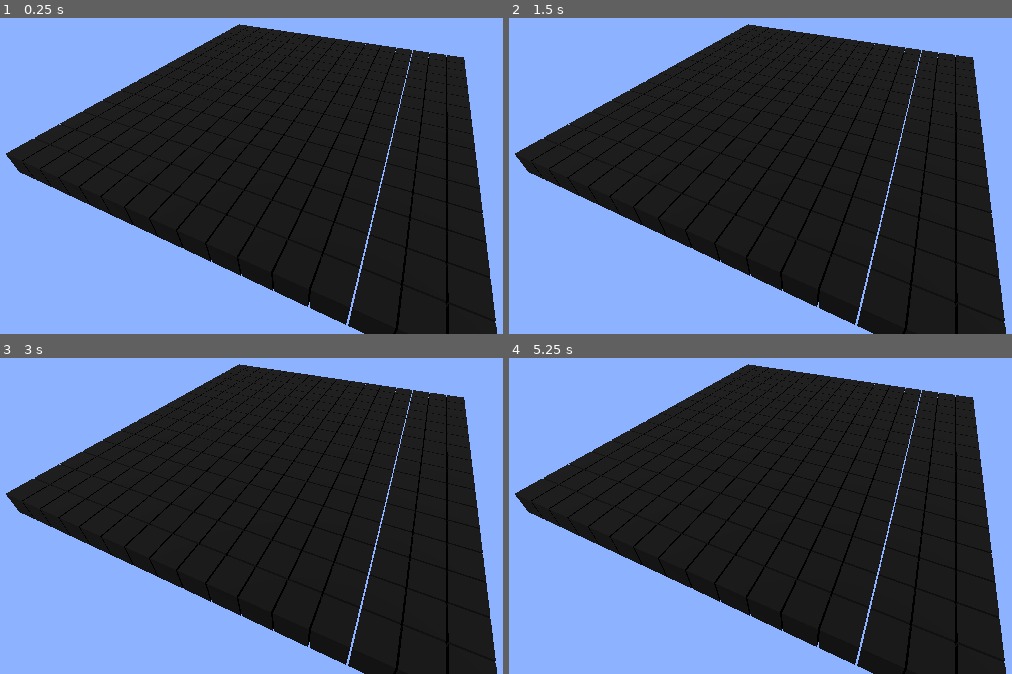
Above: before the commit, frames 1-4 (two rows, left to right).
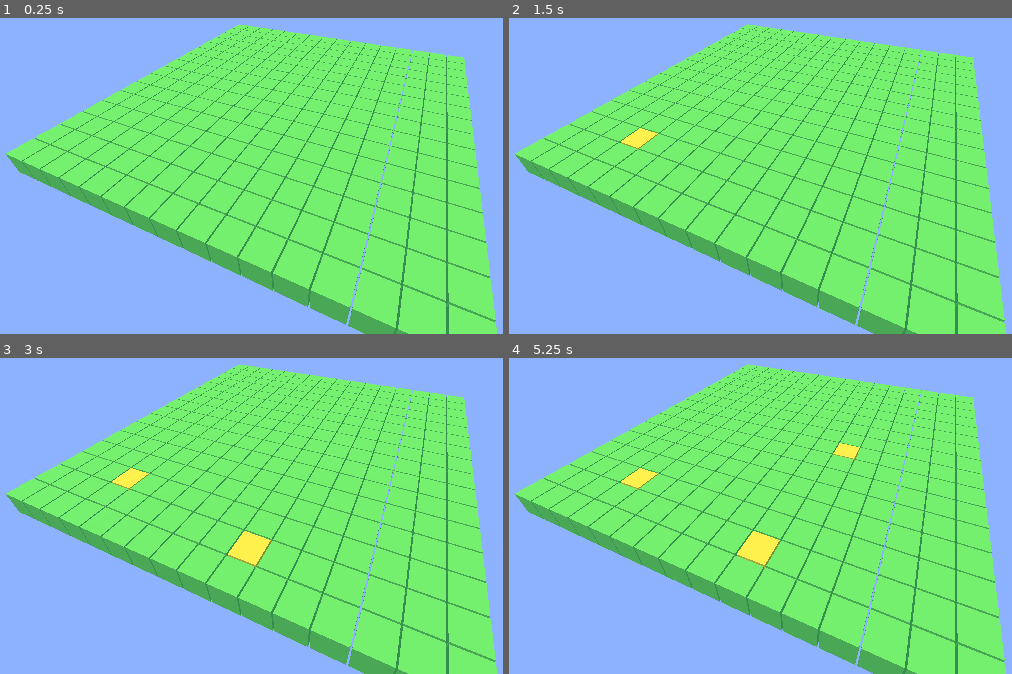
Above: after the commit, the same moments.

Repository: raegar/rightersblocks
Game: Godot game, scene res://main.tscn
The game is run twice, just before and just after one commit, with the same random seed, the same clock (stepped at 60 frames per second) and the same inputs.
Inputs (mouse positions are in pixels of both pictures, inside the frame that each line leads up to):
- Up to frame 1 (0.25 s): no input
- Up to frame 2 (1.5 s): tap Enter at 0.5 s; move the mouse to (981, 87) at 0.52 s; click (981, 87) at 0.67 s; tap Space at 1.25 s; drag from (644, 131) to (765, 198) at 1.27 s
- Up to frame 3 (3 s): tap Enter at 2 s; move the mouse to (outside the picture) at 2.02 s; click (outside the picture) at 2.17 s; tap Space at 2.75 s; drag from (256, 538) to (55, 383) at 2.77 s
- Up to frame 4 (5.25 s): tap Enter at 3.5 s; move the mouse to (outside the picture) at 3.52 s; click (outside the picture) at 3.67 s; tap Space at 4.25 s; drag from (564, 383) to (outside the picture) at 4.27 s; move the mouse to (846, 449) at 5.02 s; click (846, 449) at 5.17 s

The runs differ from the first frame. In frame 1, 61% of the frame differs, in the area x 1-99%, y 1-100%; in frame 2, 61%; in frame 3, 61%; in frame 4, 61%.

Commit message:
fix: use ShaderMaterial to correctly apply per-instance colours

Diff:
--- a/block_manager.gd
+++ b/block_manager.gd
@@ -39,8 +39,22 @@
 
 	_mmi.multimesh = _multimesh
 
-	var mat := StandardMaterial3D.new()
-	mat.vertex_color_use_as_albedo = true
+	# Shader that reads per-instance custom data as the albedo colour
+	var shader := Shader.new()
+	shader.code = """
+shader_type spatial;
+
+void vertex() {
+	// INSTANCE_CUSTOM is the vec4 set by set_instance_custom_data()
+	COLOR = INSTANCE_CUSTOM;
+}
+
+void fragment() {
+	ALBEDO = COLOR.rgb;
+}
+"""
+	var mat := ShaderMaterial.new()
+	mat.shader = shader
 	_multimesh.mesh.surface_set_material(0, mat)
 
 
